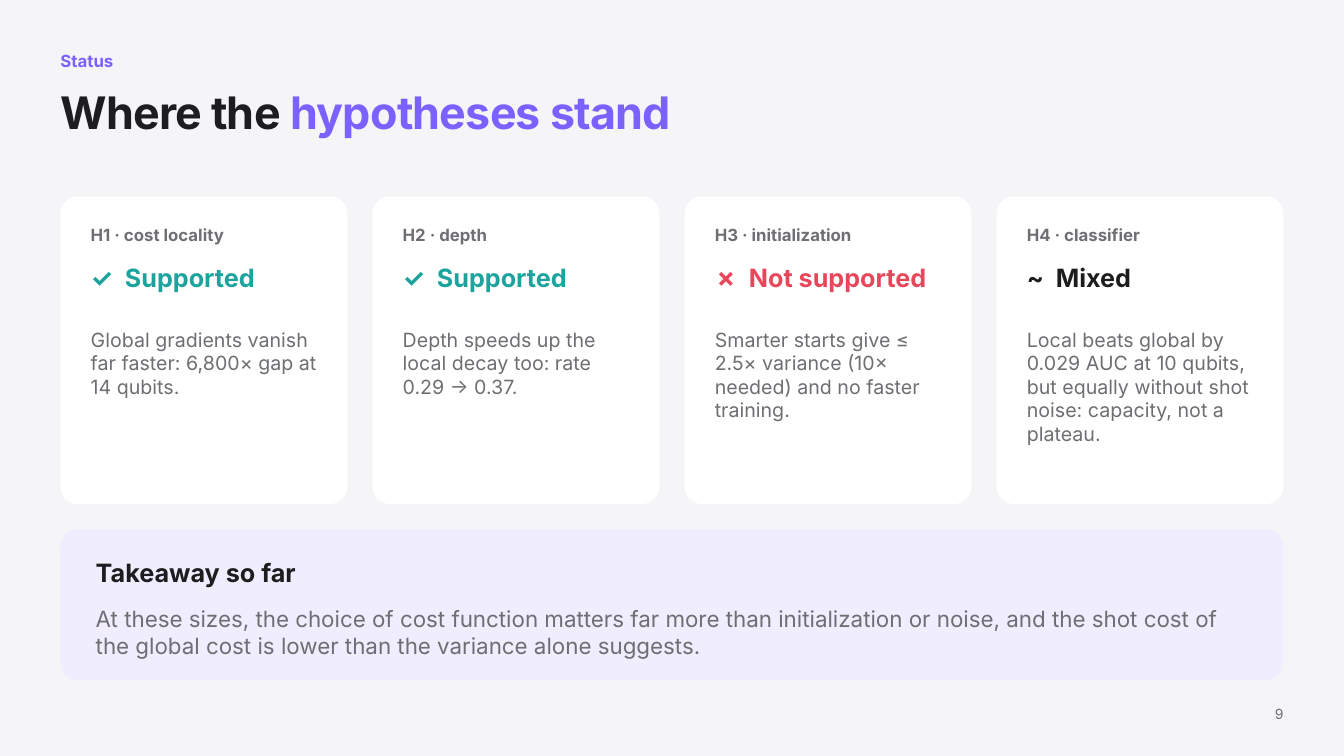
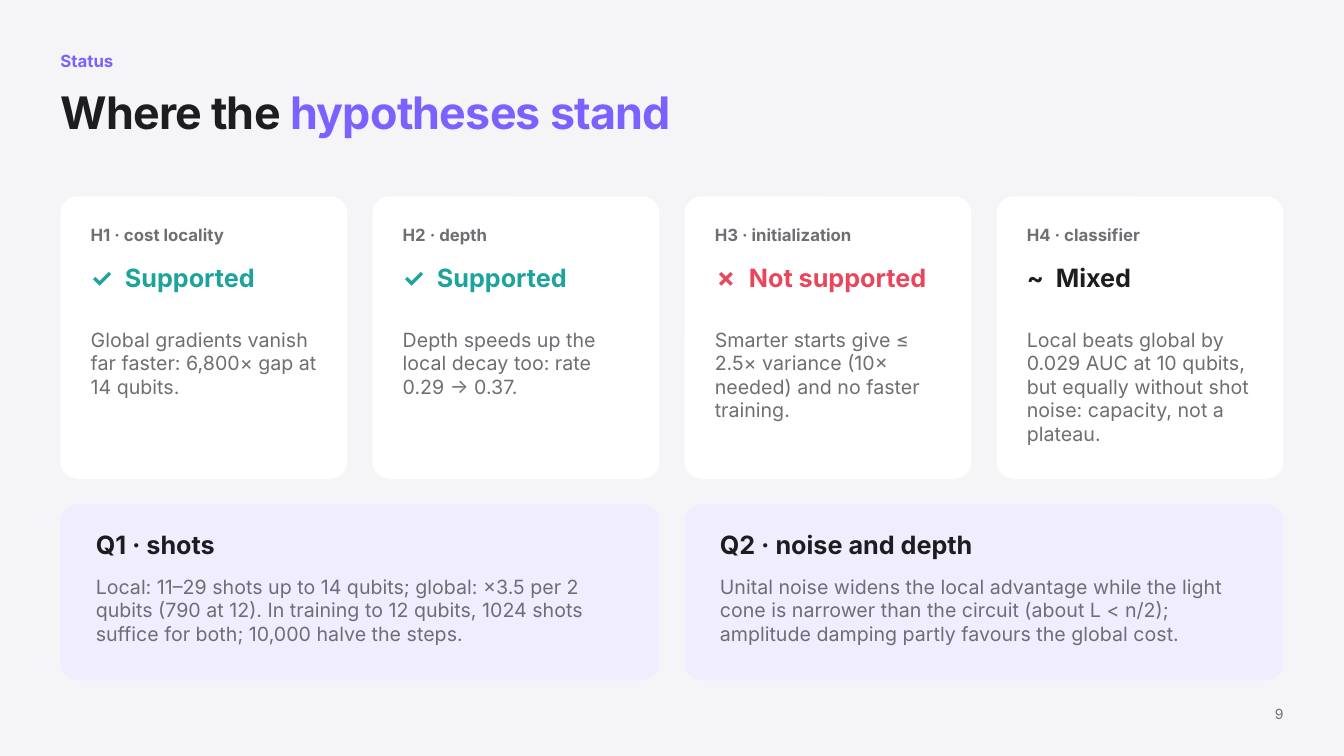
Before and after one commit to Saifix/Barren-plateaus-global-vs.-local-cost-functions, a slide deck: slide 9 of presentations/2026-11-24_progress_update.pptx. Drawn at 1344x756 pixels with LibreOffice and Linux fonts; fonts in the diff are those of the drawing. Boxes give left, top, right and bottom in pixels: in the first picture for what was removed or moved away, otherwise in the second. Text is boxed around its words. In the diff, an @@ line names an element or a change of style, - is before the commit and + after.

```diff
--- a/presentations/2026-11-24_progress_update.pptx
+++ b/presentations/2026-11-24_progress_update.pptx
@@ rounded rectangle: place and size @@
-rounded rectangle at bbox=[60, 529, 1284, 681]
+rounded rectangle at bbox=[60, 504, 659, 681]
@@ rounded rectangle at bbox=[60, 504, 659, 681]: proportions changed @@
@@ rounded rectangle added at bbox=[685, 504, 1284, 681], fill #F0EDFF @@
@@ text added at bbox=[96, 535, 214, 556], 18 pt, text #1D1D1F, bold @@
+Q1 · shots
@@ text added at bbox=[720, 534, 973, 559], 18 pt, text #1D1D1F, bold @@
+Q2 · noise and depth
@@ text removed at bbox=[96, 563, 295, 587] @@
-Takeaway so far
@@ text at bbox=[96, 579, 582, 645]: text changed; size 16 to 14 pt @@
-At these sizes, the choice of cost function matters far more than initialization or noise, and the shot cost of the global cost is lower than the variance alone suggests.
+Local: 11–29 shots up to 14 qubits; global: ×3.5 per 2 qubits (790 at 12). In training to 12 qubits, 1024 shots suffice for both; 10,000 halve the steps.
@@ text added at bbox=[720, 579, 1222, 645], 14 pt, text #6E6E73 @@
+Unital noise widens the local advantage while the light cone is narrower than the circuit (about L < n/2); amplitude damping partly favours the global cost.
```
Also in this commit, not shown: 6 other slides changed, 1 slide added, 1 slide removed, 25 other files.
